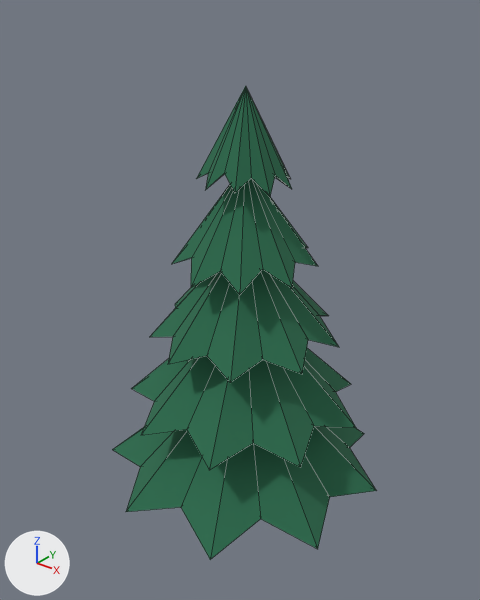
Two versions of the glTF model godot/models/props/pine.glb, one commit apart.
The view is the same before and after, from a camera (50 mm lens) standing at (1.98, -2.51, 2.86) and looking at (-0.02, -0.02, 1.31). Arrows for +X, +Y and +Z are at lower left; the lights stay in place. The older version comes first. Mesh edges are drawn as thin lines. Where no turn or scale is listed for an object, it has been applied to the vertices. Vertices at exactly the same position are counted once.

The first picture shows 'needles'.
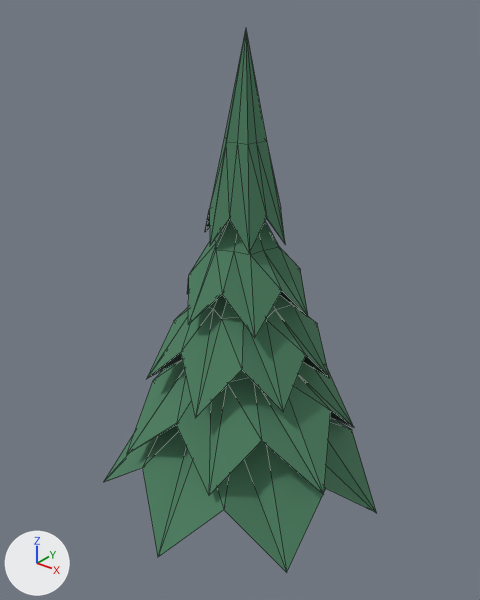
The change, as JSON lines over the scene's bpy script:
```json
{"op": "add", "block": "mat_m_needles_lit_0_30_0_50_0_38", "code": ["mat_m_needles_lit_0_30_0_50_0_38 = principled_material('m_needles_lit_0.30_0.50_0.38')", "mat_m_needles_lit_0_30_0_50_0_38.base_color = (0.0732, 0.214, 0.119)  # green #4c7f61", "mat_m_needles_lit_0_30_0_50_0_38.roughness = 1.0"]}
{"op": "add", "block": "mat_m_under_0_12_0_22_0_20", "code": ["mat_m_under_0_12_0_22_0_20 = principled_material('m_under_0.12_0.22_0.20')", "mat_m_under_0_12_0_22_0_20.base_color = (0.0134, 0.0397, 0.0331)  # dark cyan #1f3833", "mat_m_under_0_12_0_22_0_20.roughness = 1.0"]}
{"block": "me_needles", "where": "# used by ob_needles; location = (0.0, 0.0, 0.0)"}
{"op": "remove", "block": "me_needles", "code": "me_needles.from_pydata(...)  # 100 vertices, 180 faces; spans x -0.8..0.77, y -0.78..0.8, z 0.25..2.41"}
{"op": "remove", "block": "me_needles", "code": "me_needles.materials.append(mat_m_needles_0_16_0_42_0_30)  # dark green #296b4c"}
{"op": "add", "block": "me_needles", "code": "me_needles.from_pydata(...)  # 137 vertices, 198 faces; spans x -0.73..0.78, y -0.79..0.75, z 0.11..2.66"}
{"block": "me_needles", "change": "me_needles part 1: the loose piece of 20 vertices spanning x -0.8..0.77, y -0.78..0.8, z 0.25..0.97 is rebuilt with 29 vertices and now spans x -0.73..0.78, y -0.79..0.75, z 0.11..1.1, in mat_m_needles_lit_0_30_0_50_0_38 (green #4c7f61)"}
{"block": "me_needles", "change": "me_needles part 2: the loose piece of 20 vertices spanning x -0.24..0.23, y -0.23..0.24, z 1.93..2.41 is rebuilt with 25 vertices and now spans x -0.23..0.22, y -0.2..0.22, z 1.66..2.66, in mat_m_needles_lit_0_30_0_50_0_38 (green #4c7f61)"}
{"block": "me_needles", "change": "me_needles part 3: the loose piece of 20 vertices spanning x -0.66..0.64, y -0.63..0.66, z 0.67..1.33 is rebuilt with 29 vertices and now spans x -0.61..0.67, y -0.61..0.7, z 0.49..1.38, in mat_m_needles_lit_0_30_0_50_0_38 (green #4c7f61)"}
{"block": "me_needles", "change": "me_needles part 4: a new loose piece of 25 vertices spanning x -0.33..0.34, y -0.35..0.36, z 1.27..1.94, in mat_m_needles_lit_0_30_0_50_0_38 (green #4c7f61)"}
{"block": "me_needles", "change": "me_needles part 5"}
{"block": "me_needles", "change": "39 vertices are removed from x -0.52..0.49, y -0.51..0.51, z 1.1..2.05"}
{"block": "me_needles", "change": "72 faces are deleted"}
{"block": "me_needles", "change": "28 vertices are added at x -0.47..0.44, y -0.52..0.5, z 0.88..1.32"}
{"block": "me_needles", "change": "42 new faces join them"}
{"op": "add", "block": "me_needles", "code": "me_needles.materials.append(mat_m_needles_lit_0_30_0_50_0_38)  # green #4c7f61"}
{"op": "add", "block": "me_under", "code": ["me_under = bpy.data.meshes.new('under')", "me_under.from_pydata(...)  # 71 vertices, 66 faces; spans x -0.73..0.78, y -0.79..0.75, z 0.11..1.92", "me_under.materials.append(mat_m_under_0_12_0_22_0_20)  # dark cyan #1f3833"]}
{"op": "add", "block": "ob_under", "code": ["ob_under = bpy.data.objects.new('under', me_under)", "ob_under.location = (0.0, 0.0, 0.0)"]}
```

Boxes [x1, y1, x2, y2] around the edits, measured in the pictures (480 x 600 px):
```json
{"object": "needles", "change": "reshaped", "before": [112, 86, 377, 560], "after": [104, 29, 377, 572], "on screen": "15% taller"}
{"object": "under", "change": "added", "after": [121, 214, 352, 476]}
{"part": 1, "of": "me_needles", "change": "rebuilt", "before": [112, 426, 377, 560], "after": [104, 417, 377, 572], "on screen": "16% taller"}
{"part": 2, "of": "me_needles", "change": "rebuilt", "before": [196, 86, 292, 197], "after": [209, 29, 285, 253], "on screen": "21% narrower, 101% taller"}
{"part": 3, "of": "me_needles", "change": "rebuilt", "before": [131, 348, 356, 470], "after": [127, 360, 354, 496], "on screen": "11% taller"}
{"part": 4, "of": "me_needles", "change": "added", "after": [188, 219, 308, 338], "on screen": "green"}
{"part": 5, "of": "me_needles", "change": "reshaped", "before": [150, 178, 339, 383], "after": [146, 294, 330, 418]}
```
